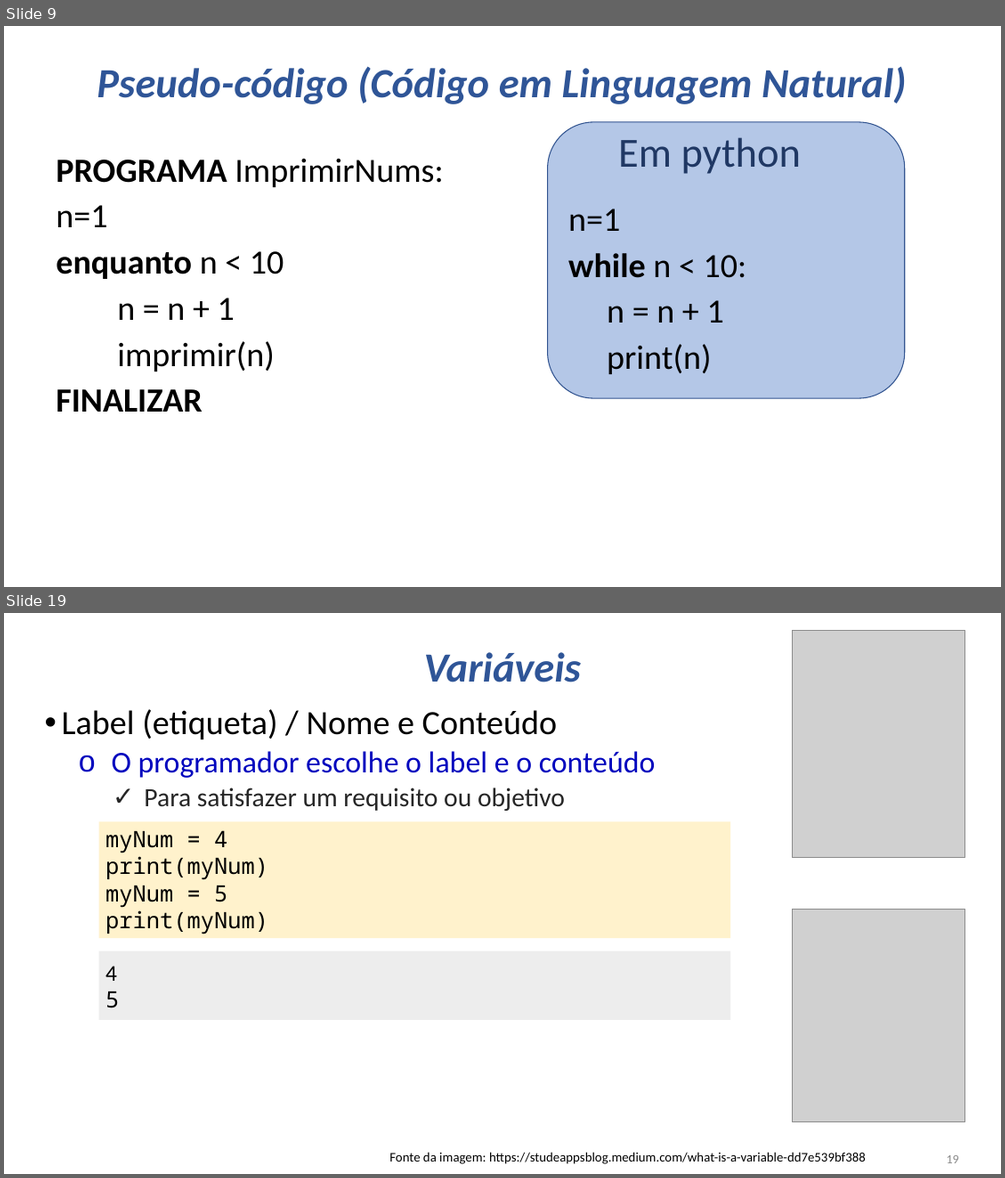
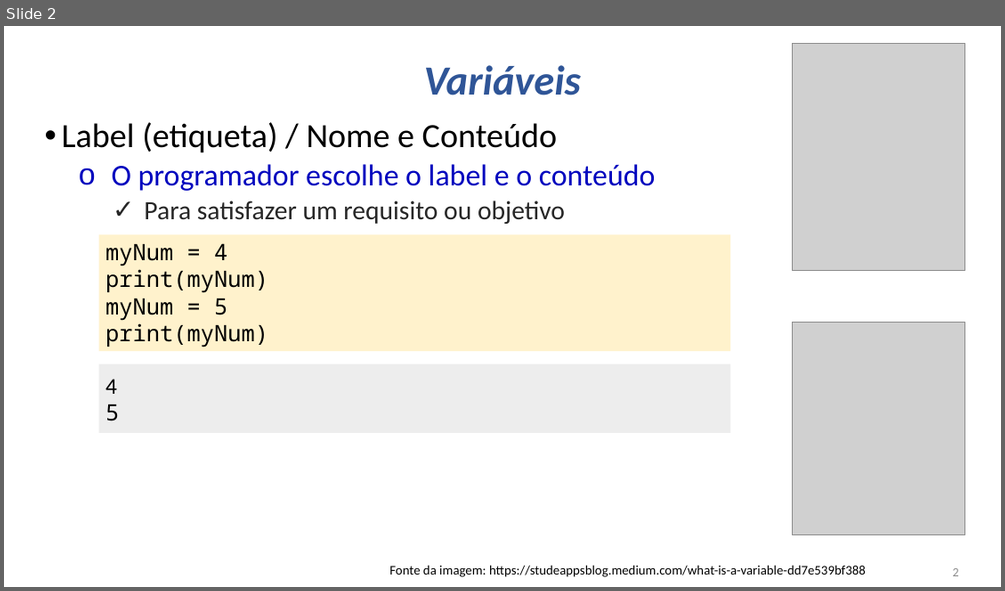
Before and after one commit to alexlopespereira/idp_mestrado, a slide deck: Aulas/Aula2/Aula02_Python_Parte1.pptx. Shown one above the other, each under a label of ours: slides 9 and 19 before the commit, slide 2 after it; the slides between them are not shown. The pictures are 1005x1178 and 1005x591 pixels, drawn with LibreOffice and Linux fonts; fonts in the diff are those of the drawing; grey boxes stand for pictures. Boxes give left, top, right and bottom in pixels: in the first picture for what was removed or moved away, otherwise in the second. Text is boxed around its words. In the diff, an @@ line names an element or a change of style, - is before the commit and + after.

```diff
--- a/Aulas/Aula2/Aula02_Python_Parte1.pptx
+++ b/Aulas/Aula2/Aula02_Python_Parte1.pptx
@@ slide 9 removed at [4, 26, 1001, 587], background #FFFFFF @@
@@ title removed at [97, 66, 906, 104] @@
-Pseudo-código (Código em Linguagem Natural)
@@ rounded rectangle removed at [547, 122, 904, 398] @@
@@ text removed at [56, 159, 443, 411] @@
-PROGRAMA ImprimirNums:
-n=1
-enquanto n < 10
-n = n + 1
-imprimir(n)
-FINALIZAR
@@ text removed at [618, 137, 801, 174] @@
-Em python
@@ text removed at [568, 208, 747, 374] @@
-n=1
-while n < 10:
-n = n + 1
-print(n)
@@ what was slide 19 is now slide 2 @@
@@ page number at [953, 568, 959, 576]: text changed @@
-19
+2
```
Also in this commit, not shown: 1 slide changed, 16 other slides removed.
